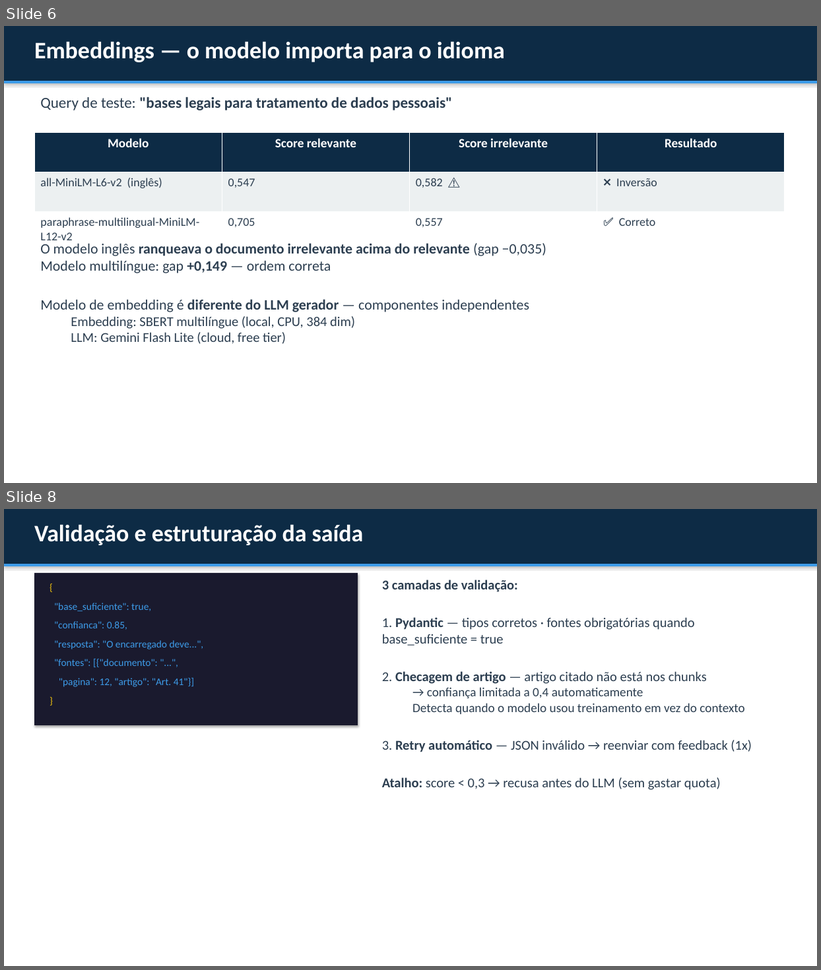
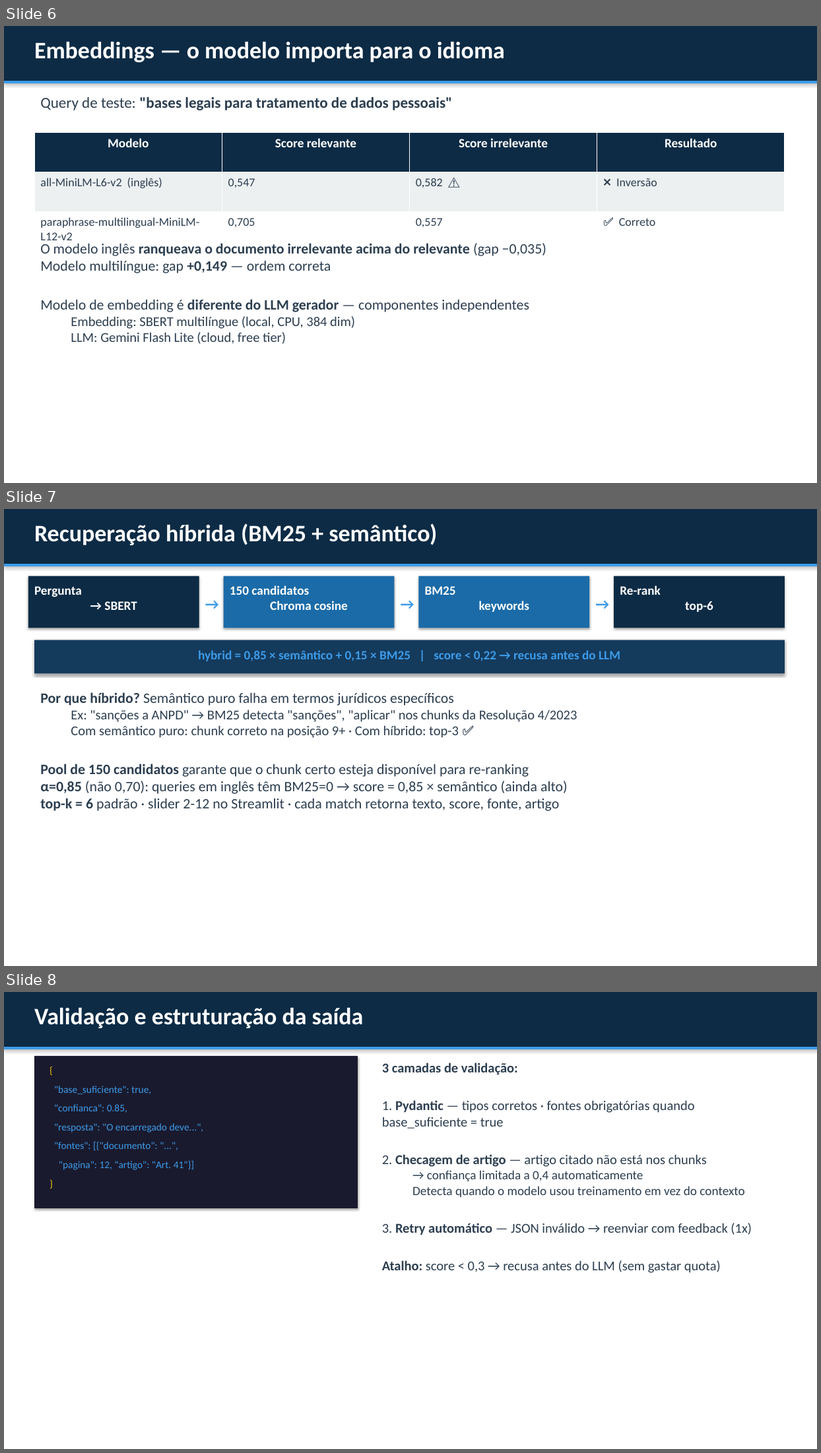
Before and after one commit to kioba0/lgpd-rag-assistant, a slide deck: relatorio/slides_lgpd_rag.pptx. Shown one above the other, each under a label of ours: slides 6 and 8 before the commit, slides 6, 7 and 8 after it; the slides between them are not shown. The pictures are 821x970 and 821x1453 pixels, drawn with LibreOffice and Linux fonts; fonts in the diff are those of the drawing. Boxes give left, top, right and bottom in pixels: in the first picture for what was removed or moved away, otherwise in the second. Text is boxed around its words. In the diff, an @@ line names an element or a change of style, - is before the commit and + after.

Commit message:
docs: atualiza relatório, slides e contexto com busca híbrida — sanções resolvidas, TOP_K=6, BM25+semântico documentados

```diff
--- a/relatorio/slides_lgpd_rag.pptx
+++ b/relatorio/slides_lgpd_rag.pptx
@@ slide 7 added at (x1=4, y1=509, x2=817, y2=966), background #FFFFFF @@
@@ rectangle added at (x1=4, y1=509, x2=817, y2=564), fill #0D2B45 @@
@@ text added at (x1=34, y1=524, x2=437, y2=545), 28 pt, text #FFFFFF, bold @@
+Recuperação híbrida (BM25 + semântico)
@@ rectangle added at (x1=4, y1=564, x2=817, y2=566), fill #3D9BE8 @@
@@ rectangle added at (x1=28, y1=576, x2=199, y2=628), fill #0D2B45 @@
@@ text added at (x1=34, y1=586, x2=137, y2=610), 15 pt, text #FFFFFF, bold @@
+Pergunta
+→ SBERT
@@ rectangle added at (x1=224, y1=576, x2=395, y2=628), fill #1A6BA8 @@
@@ text added at (x1=230, y1=586, x2=348, y2=610), 15 pt, text #FFFFFF, bold @@
+150 candidatos
+Chroma cosine
@@ rectangle added at (x1=418, y1=576, x2=589, y2=628), fill #1A6BA8 @@
@@ text added at (x1=425, y1=586, x2=530, y2=612), 15 pt, text #FFFFFF, bold @@
+BM25
+keywords
@@ rectangle added at (x1=614, y1=576, x2=785, y2=628), fill #0D2B45 @@
@@ text added at (x1=620, y1=586, x2=714, y2=612), 15 pt, text #FFFFFF, bold @@
+Re-rank
+top-6
@@ text added at (x1=199, y1=591, x2=211, y2=613), 18 pt, text #3D9BE8, bold @@
+→
@@ text added at (x1=395, y1=591, x2=407, y2=613), 18 pt, text #3D9BE8, bold @@
+→
@@ text added at (x1=589, y1=591, x2=602, y2=613), 18 pt, text #3D9BE8, bold @@
+→
@@ rectangle added at (x1=34, y1=640, x2=785, y2=674), fill #143A5C @@
@@ text added at (x1=198, y1=650, x2=620, y2=661), 15 pt, text #3D9BE8, bold @@
+hybrid = 0,85 × semântico + 0,15 × BM25 | score < 0,22 → recusa antes do LLM
@@ text added at (x1=40, y1=692, x2=578, y2=811), 17 pt, text #2C3E50 @@
+Por que híbrido? Semântico puro falha em termos jurídicos específicos
+  Ex: "sanções a ANPD" → BM25 detecta "sanções", "aplicar" nos chunks da Resolução 4/2023
+  Com semântico puro: chunk correto na posição 9+ · Com híbrido: top-3 ✅
+Pool de 150 candidatos garante que o chunk certo esteja disponível para re-ranking
+α=0,85 (não 0,70): queries em inglês têm BM25=0 → score = 0,85 × semântico (ainda alto)
+top-k = 6 padrão · slider 2-12 no Streamlit · cada match retorna texto, score, fonte, artigo
```
Also in this commit, not shown: 1 slide changed, 1 slide removed, 4 other files.
